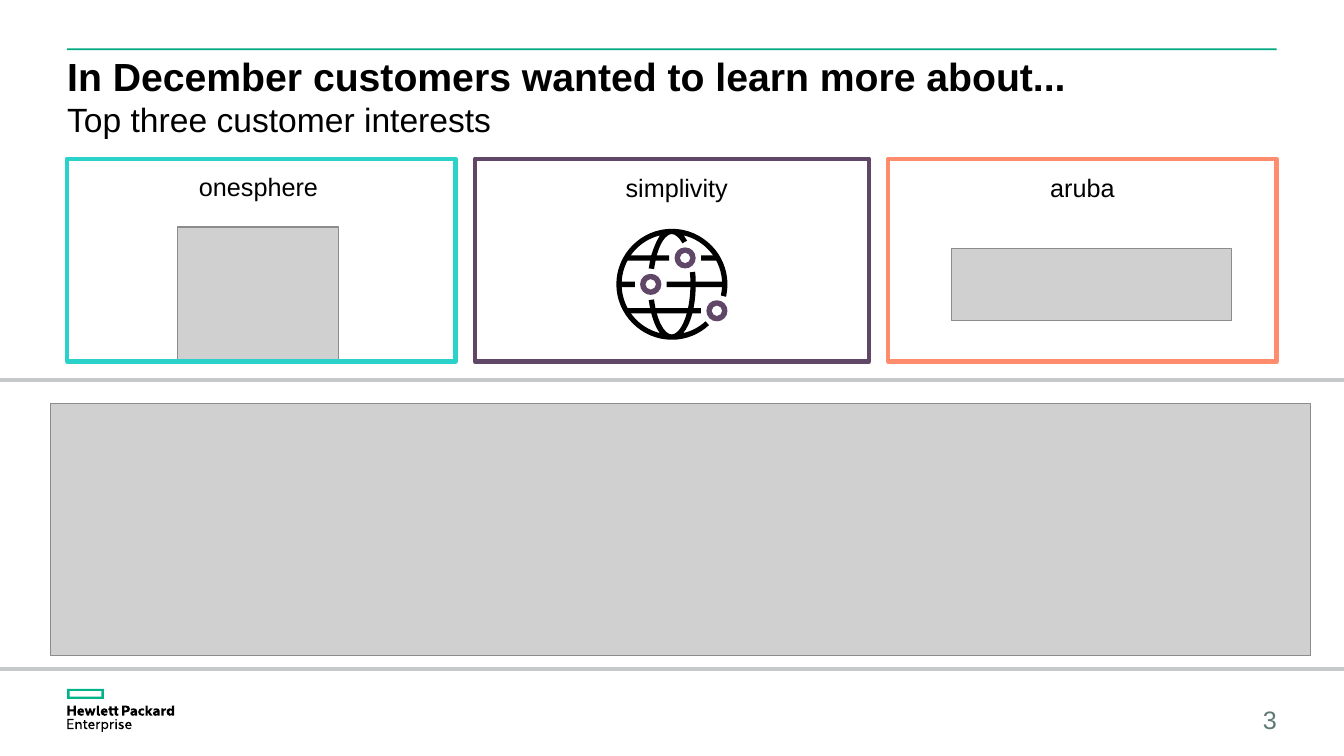
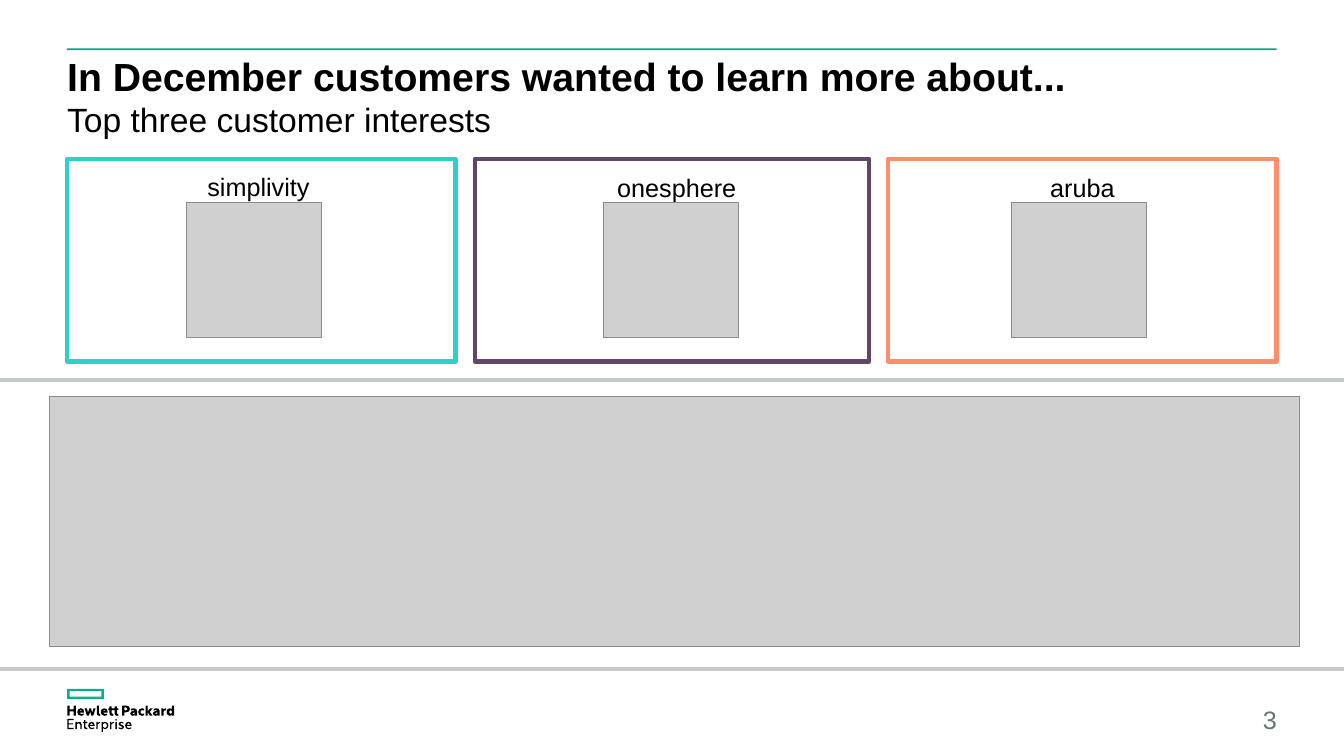
Before and after one commit to clivemeister/excel_to_ppt, a slide deck: slide 3 of GCA_Customer_Insights_December-2017.pptx. Drawn at 1344x756 pixels with LibreOffice and Linux fonts; fonts in the diff are those of the drawing; grey boxes stand for pictures. Boxes give left, top, right and bottom in pixels: in the first picture for what was removed or moved away, otherwise in the second. Text is boxed around its words. In the diff, an @@ line names an element or a change of style, - is before the commit and + after.

```diff
--- a/GCA_Customer_Insights_December-2017.pptx
+++ b/GCA_Customer_Insights_December-2017.pptx
@@ text at [207,177,309,202]: text changed @@
-onesphere
+simplivity
@@ text at [617,178,736,203]: text changed @@
-simplivity
+onesphere
@@ picture: place and size @@
-picture at [177,227,339,360]
+picture at [187,203,322,338]
@@ picture added at [603,203,738,338] @@
@@ picture added at [1012,203,1147,338] @@
@@ picture removed at [952,248,1232,320] @@
@@ group removed at [616,229,728,340]: 5 rectangles, 4 freeform shapes @@
@@ picture: place and size @@
-picture at [50,403,1311,655]
+picture at [49,397,1300,647]
```
Also in this commit, not shown: 4 other slides changed, 1 slide added, 40 other files.
